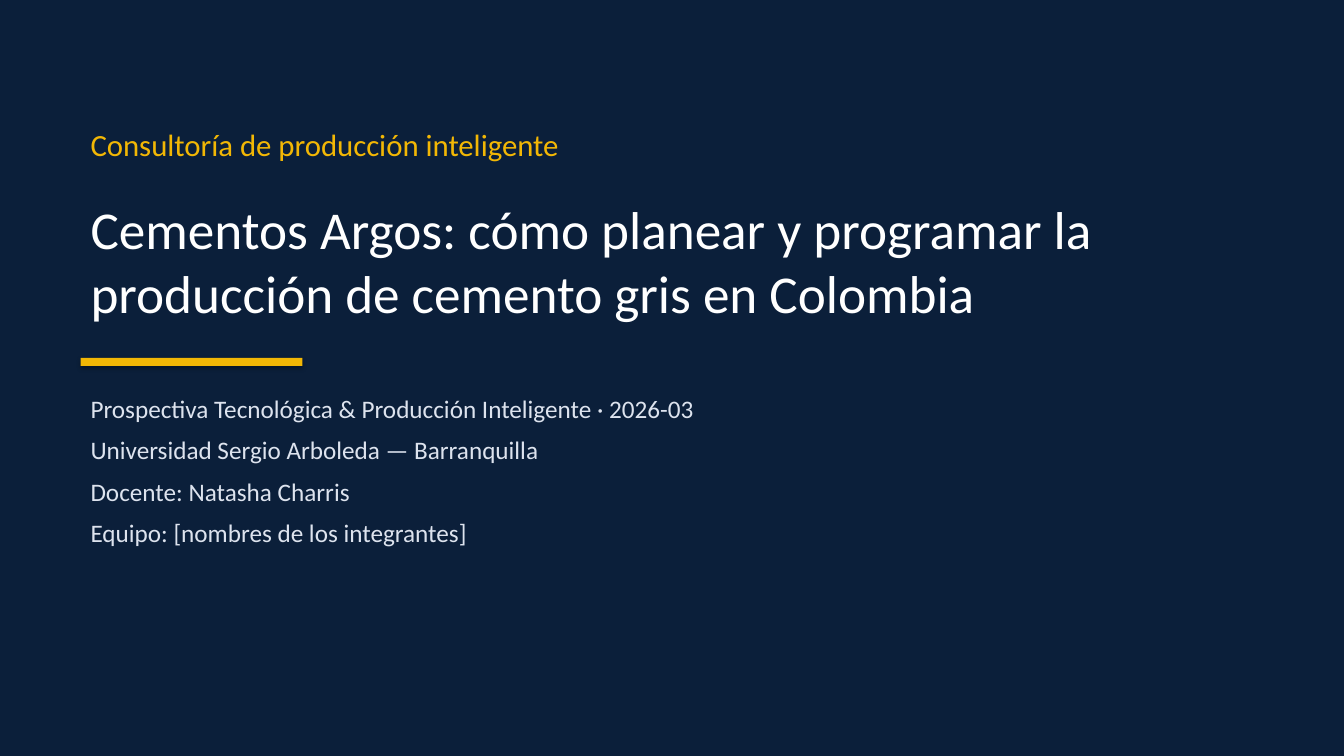
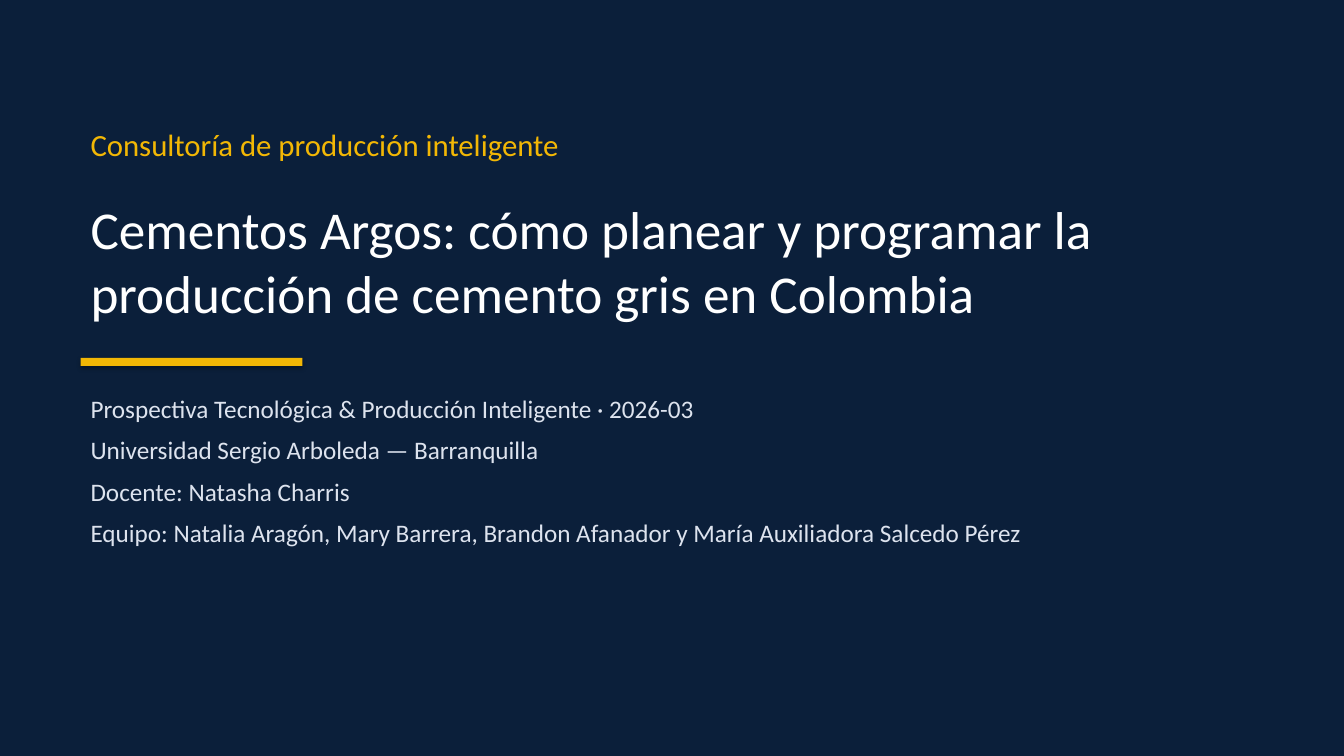
Before and after one commit to mauxysalcedo/mauxysalcedo.github.io, a slide deck: slide 1 of proyecto_final/Presentacion_Proyecto_Final_Argos.pptx. Drawn at 1344x756 pixels with LibreOffice and Linux fonts; fonts in the diff are those of the drawing. Boxes give left, top, right and bottom in pixels: in the first picture for what was removed or moved away, otherwise in the second. Text is boxed around its words. In the diff, an @@ line names an element or a change of style, - is before the commit and + after.

```diff
--- a/proyecto_final/Presentacion_Proyecto_Final_Argos.pptx
+++ b/proyecto_final/Presentacion_Proyecto_Final_Argos.pptx
@@ text at bbox=[91, 524, 1021, 547]: text changed @@
-Equipo: [nombres de los integrantes]
+Equipo: Natalia Aragón, Mary Barrera, Brandon Afanador y María Auxiliadora Salcedo Pérez
```
Also in this commit, not shown: 7 other files.
